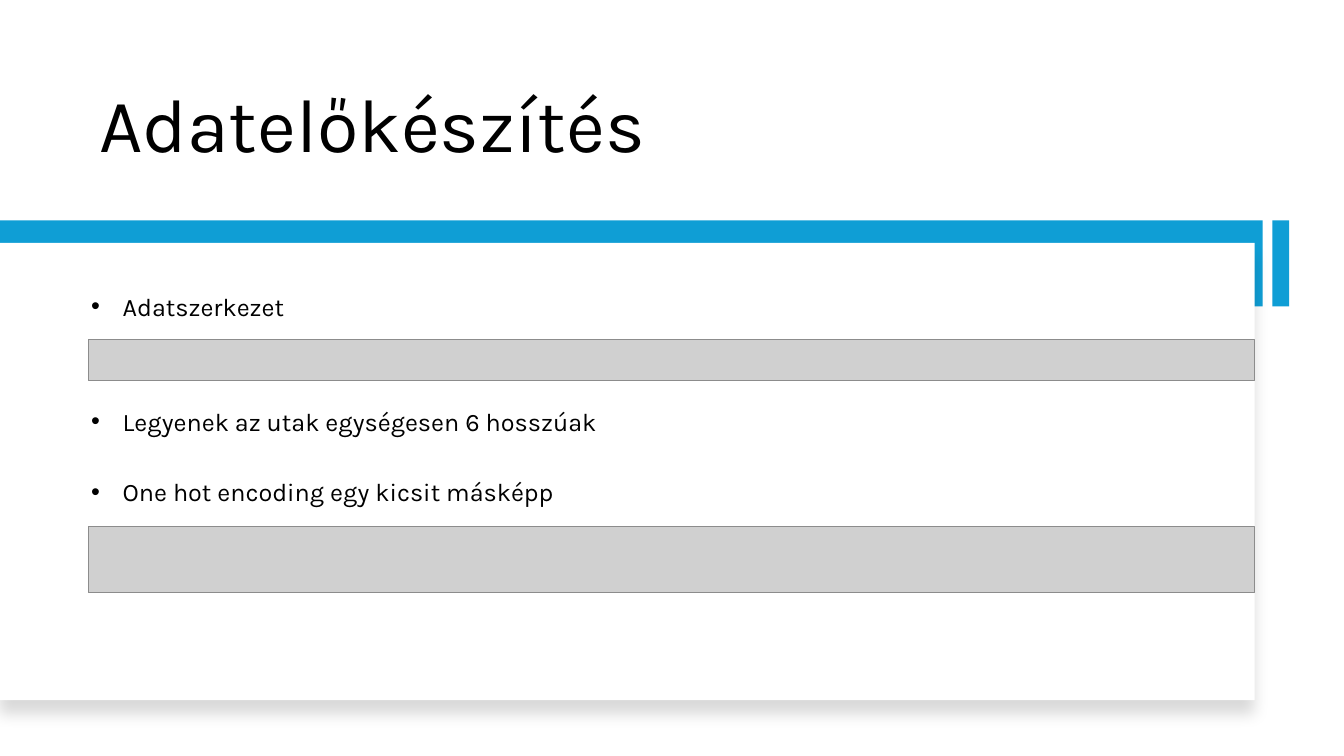
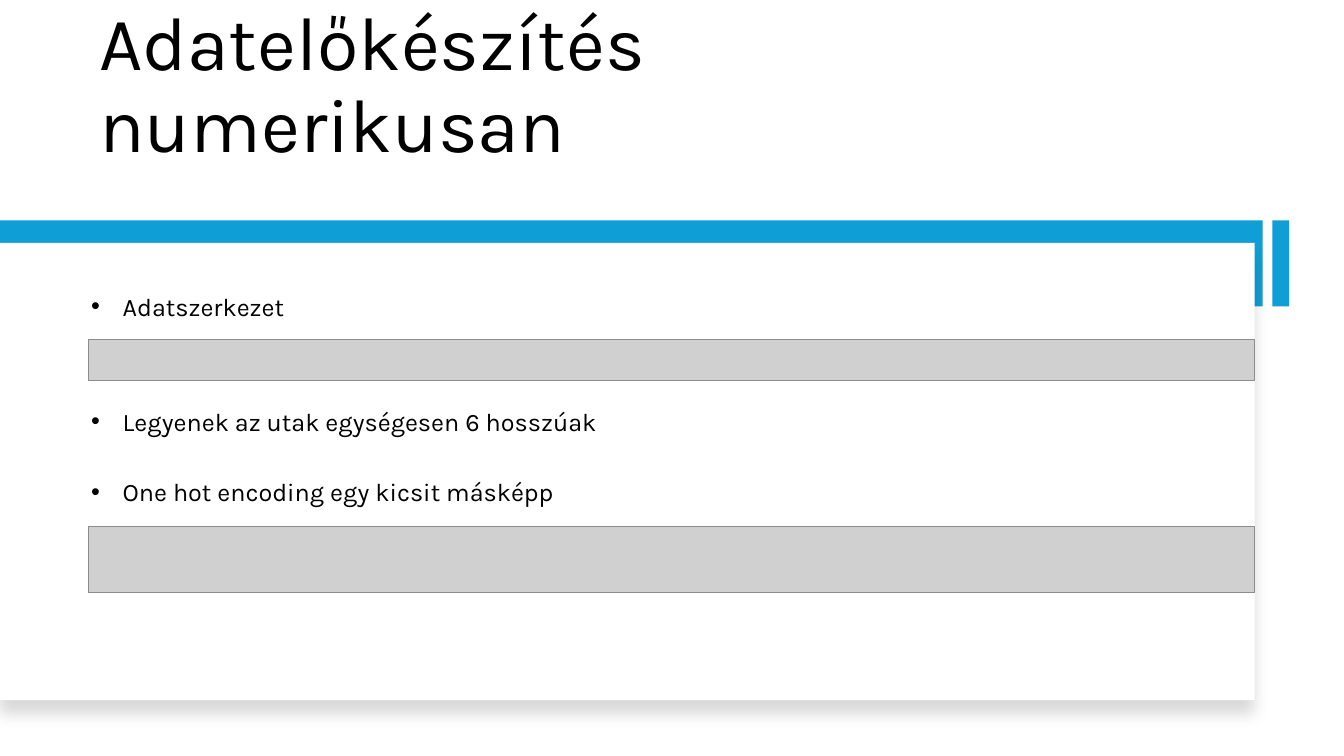
Before and after one commit to Matyiko/Dipterv, a slide deck: slide 8 of Gépjárműkövetés a mesterséges intelligencia módszereivel.pptx (slide 4 before the commit). Drawn at 1344x756 pixels with LibreOffice and Linux fonts; fonts in the diff are those of the drawing; grey boxes stand for pictures. Boxes give left, top, right and bottom in pixels: in the first picture for what was removed or moved away, otherwise in the second. Text is boxed around its words. In the diff, an @@ line names an element or a change of style, - is before the commit and + after.

```diff
--- a/Gépjárműkövetés a mesterséges intelligencia módszereivel.pptx
+++ b/Gépjárműkövetés a mesterséges intelligencia módszereivel.pptx
@@ title at (99, 12, 645, 153): text changed @@
-Adatelőkészítés
+Adatelőkészítés numerikusan
```
Also in this commit, not shown: 3 other slides changed, 13 slides added, 3 slides removed, 10 other files.
